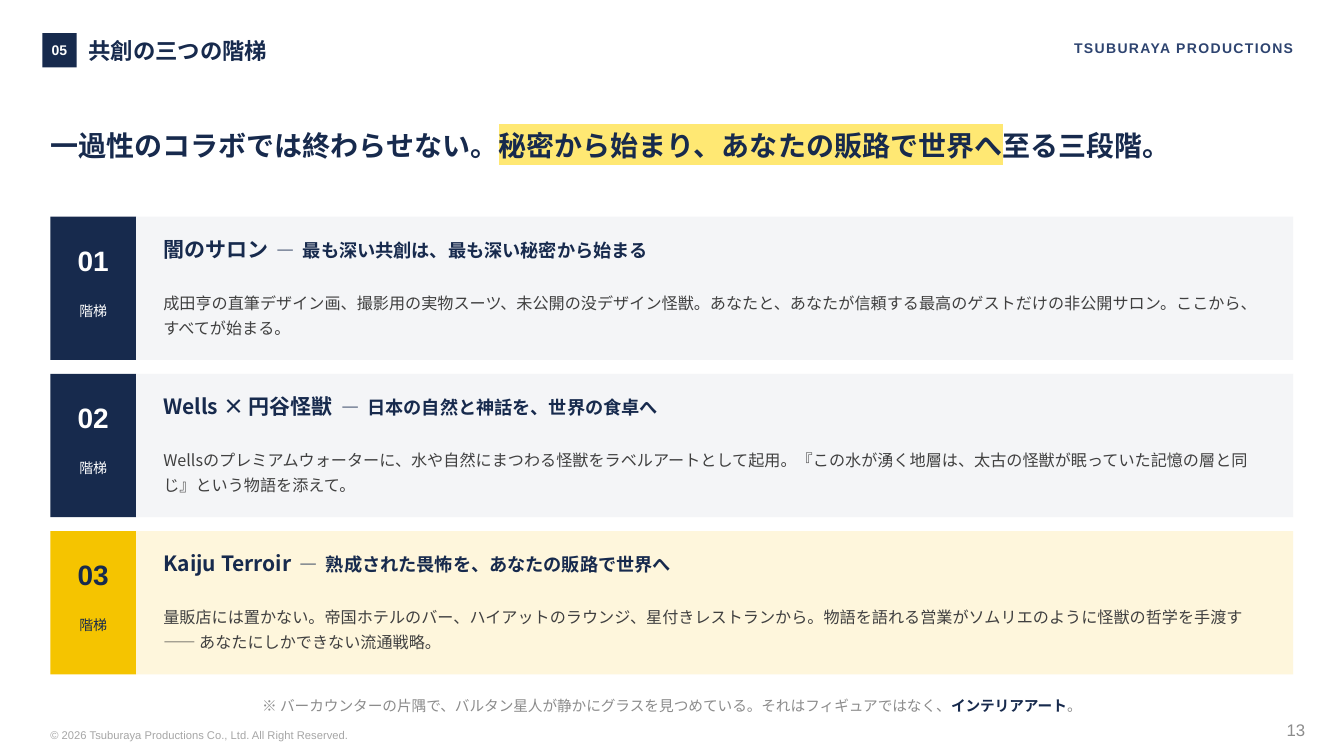
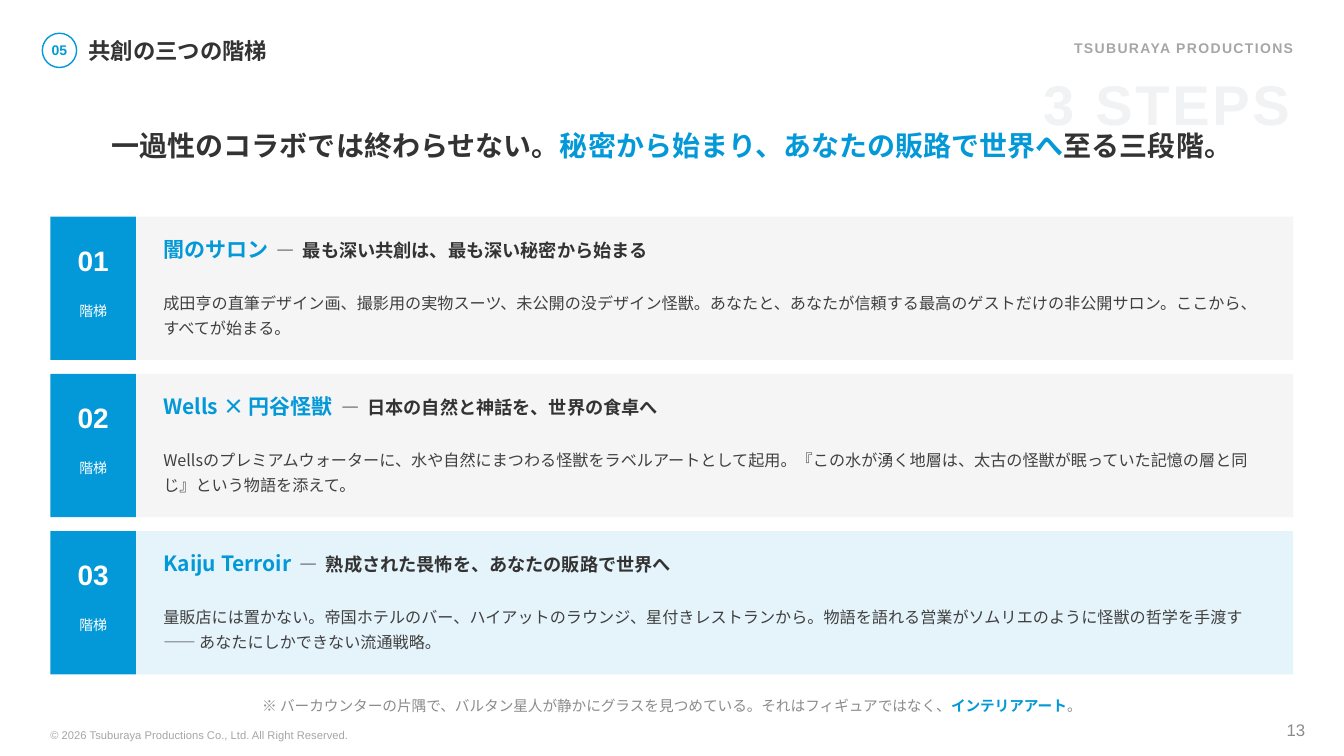
Before and after one commit to hayatoshintani-spe/kessho-lens, a slide deck: slide 13 of docs/proposals/水口博氏への最終提案_畏怖の商品化.pptx. Drawn at 1344x756 pixels with LibreOffice and Linux fonts; fonts in the diff are those of the drawing. Boxes give left, top, right and bottom in pixels: in the first picture for what was removed or moved away, otherwise in the second. Text is boxed around its words. In the diff, an @@ line names an element or a change of style, - is before the commit and + after.

```diff
--- a/docs/proposals/水口博氏への最終提案_畏怖の商品化.pptx
+++ b/docs/proposals/水口博氏への最終提案_畏怖の商品化.pptx
@@ text "05" at (52, 45, 68, 55): text colour #FFFFFF to #0399D8 @@
@@ rectangle removed at (42, 33, 77, 68) @@
@@ ellipse added at (42, 33, 77, 68), fill #FFFFFF, outline #0399D8 1 pt @@
@@ text "共創の三つの階梯" at (89, 40, 268, 61): text colour #172A4D to #333333 @@
@@ text "TSUBURAYA PRODUCTIONS" at (1074, 43, 1293, 53): text colour #2E4470 to #A6A6A6 @@
@@ text "一過性のコラボでは終わらせない。秘密から始まり、あなたの販路で世界へ至る三段階。" at (112, 132, 1232, 159): text colour #172A4D to #333333, text colour #172A4D to #0399D8, highlight #FFE873 to none in "一過性のコラボでは終わらせない。秘密から始まり、あなたの販路で世界へ至る三段階。"; alignment left to centre; line spacing 1.3 to 1.25 @@
@@ text added at (1043, 132, 1289, 135), 40 pt, text #F0F2F4, bold @@
+3 STEPS
@@ rectangle at (50, 217, 136, 360): fill #172A4D to #0399D8 @@
@@ rectangle at (136, 217, 1294, 360): fill #F4F5F7 to #F5F5F5 @@
@@ text "闇のサロン ― 最も深い共創は、最も深い秘密から始まる" at (163, 240, 648, 259): text colour #172A4D to #0399D8 in "闇のサロン"; text colour #172A4D to #333333 in "― 最も深い共創は、最も深い秘密から始まる" @@
@@ rectangle at (50, 374, 136, 517): fill #172A4D to #0399D8 @@
@@ rectangle at (136, 374, 1294, 517): fill #F4F5F7 to #F5F5F5 @@
@@ text "Wells × 円谷怪獣 ― 日本の自然と神話を、世界の食卓へ" at (163, 396, 657, 416): text colour #172A4D to #0399D8 in "Wells × 円谷怪獣"; text colour #172A4D to #333333 in "― 日本の自然と神話を、世界の食卓へ" @@
@@ rectangle at (50, 531, 136, 675): fill #F5C400 to #0399D8 @@
@@ rectangle at (136, 531, 1294, 675): fill #FEF6DC to #E5F4FB @@
@@ text "03" at (78, 565, 109, 586): text colour #172A4D to #FFFFFF @@
@@ text "Kaiju Terroir ― 熟成された畏怖を、あなたの販路で世界へ" at (163, 554, 671, 576): text colour #172A4D to #0399D8 in "Kaiju Terroir"; text colour #172A4D to #333333 in "― 熟成された畏怖を、あなたの販路で世界へ" @@
@@ text "階梯" at (79, 618, 107, 631): text colour #172A4D to #FFFFFF @@
@@ text "※ バーカウンターの片隅で、バルタン星人が静かにグラスを見つめている。それはフィギュアではなく、インテリアアート。" at (280, 699, 1082, 712): text colour #172A4D to #0399D8 in "バーカウンターの片隅で、バルタン星人が静かにグラスを見つめている。それはフィギュアではなく、インテリアアート。" @@
```
Also in this commit, not shown: 14 other slides changed.
